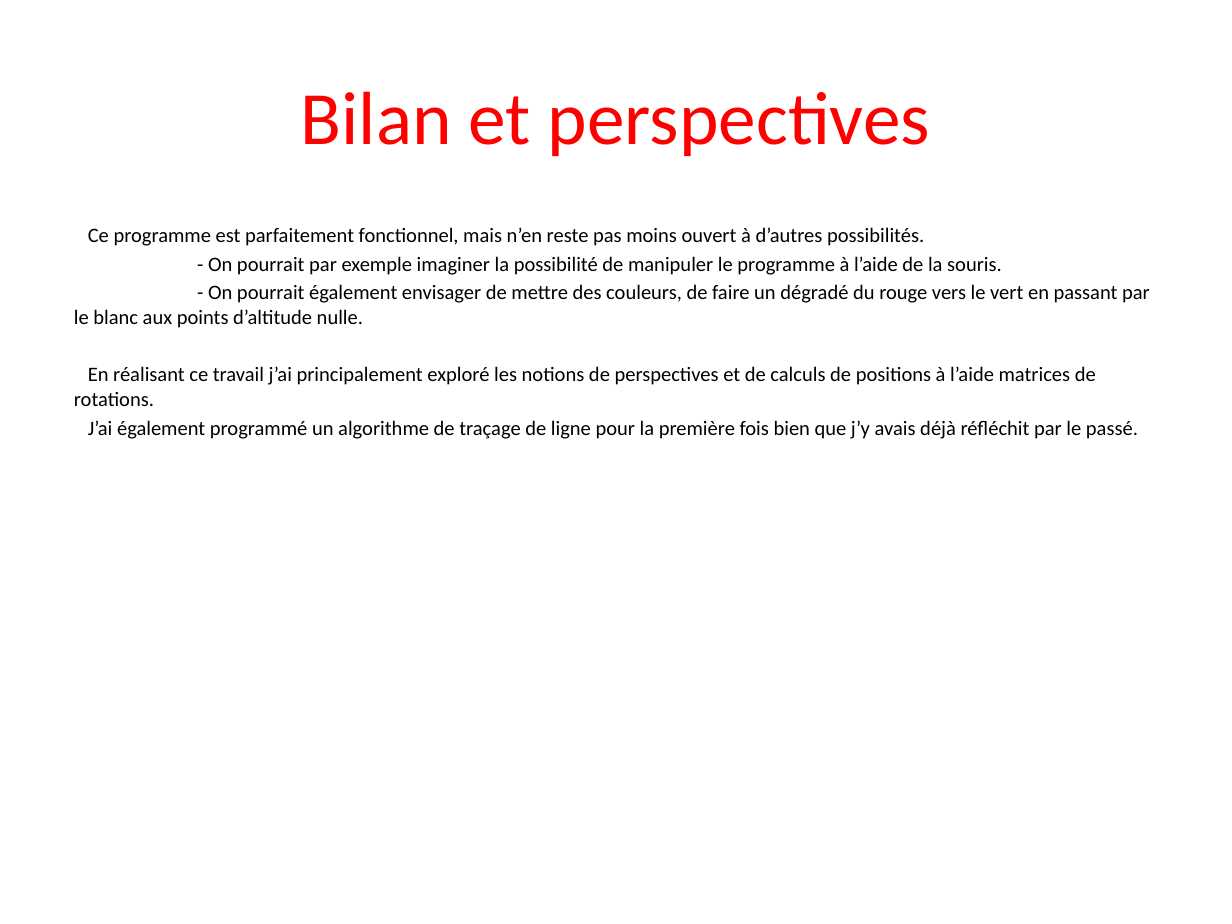
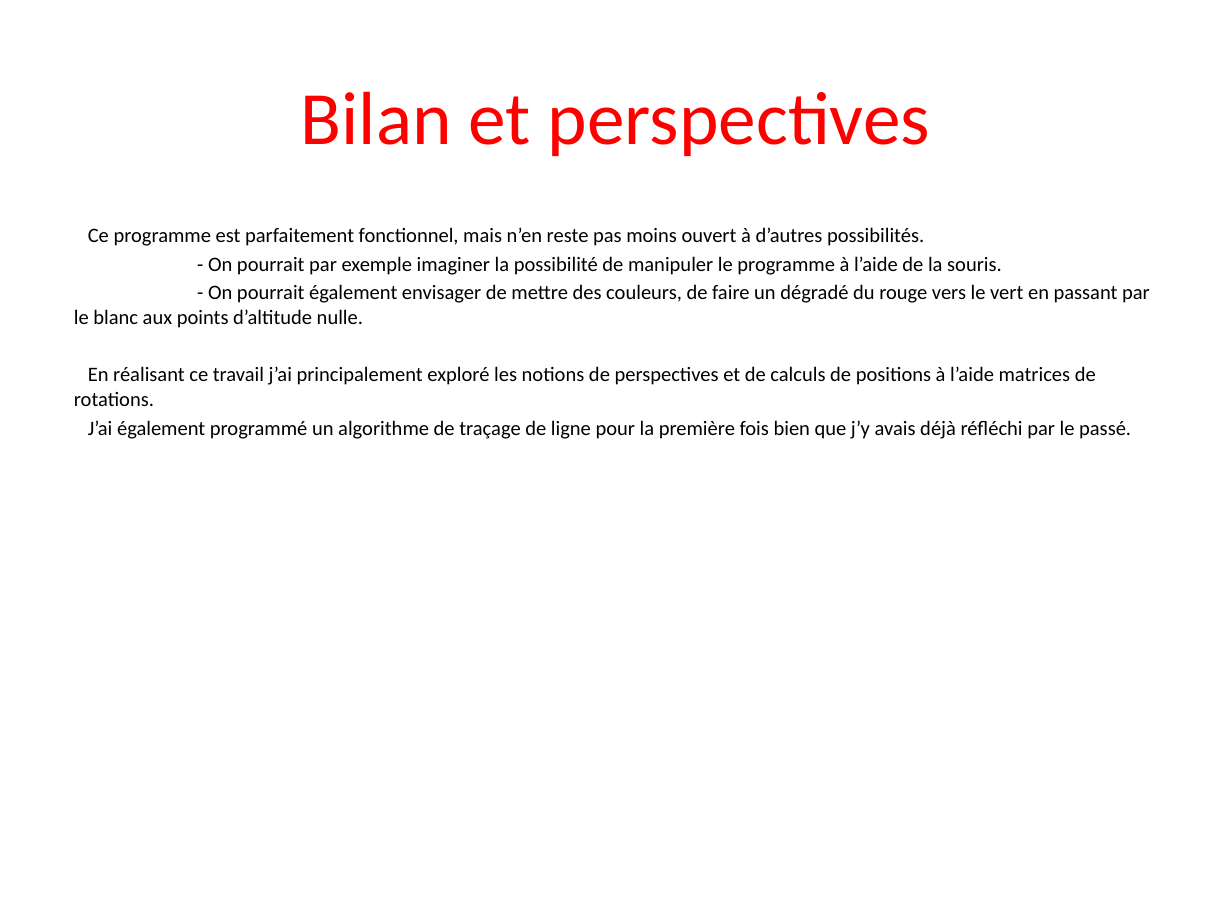
Before and after one commit to Adgeff/fdf, a slide deck: slide 9 of fdf.pptx. Drawn at 1232x924 pixels with LibreOffice and Linux fonts; fonts in the diff are those of the drawing. Boxes give left, top, right and bottom in pixels: in the first picture for what was removed or moved away, otherwise in the second. Text is boxed around its words. In the diff, an @@ line names an element or a change of style, - is before the commit and + after.

```diff
--- a/fdf.pptx
+++ b/fdf.pptx
@@ text at <box>88,420,1131,439</box>: text changed @@
-J’ai également programmé un algorithme de traçage de ligne pour la première fois bien que j’y avais déjà réfléchit par le passé.
+J’ai également programmé un algorithme de traçage de ligne pour la première fois bien que j’y avais déjà réfléchi par le passé.
```
Also in this commit, not shown: 2 other slides changed.
